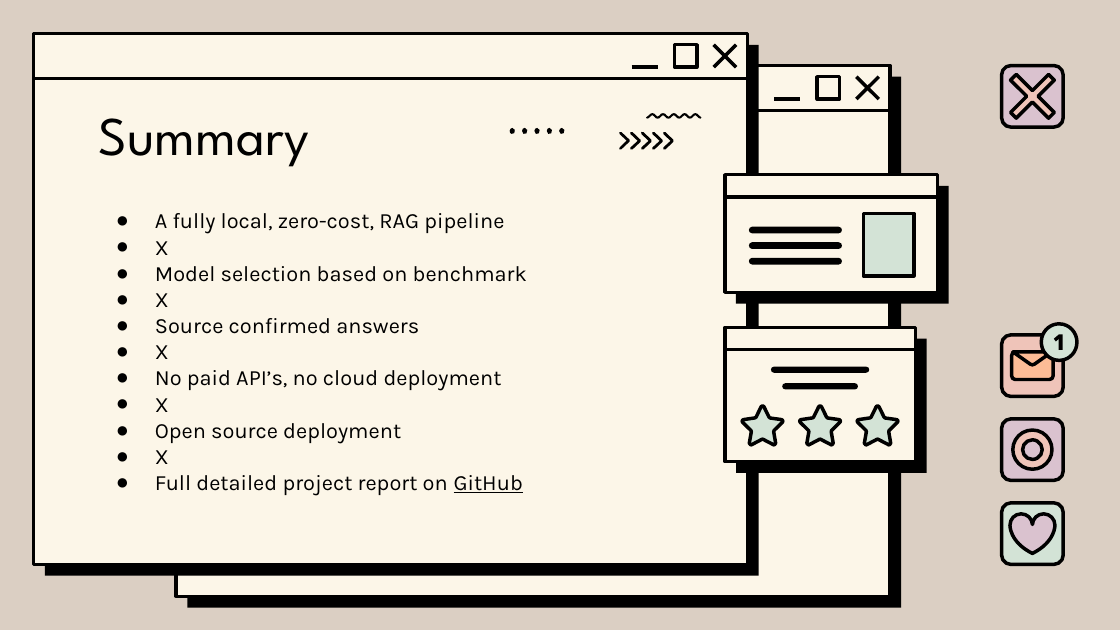
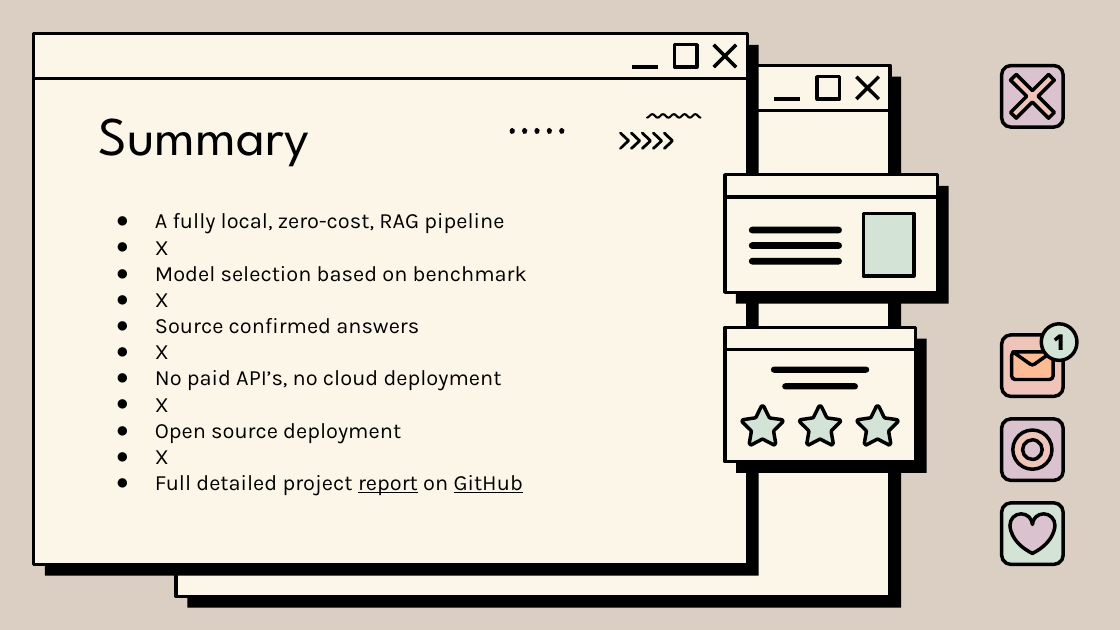
Before and after one commit to Khagendra-12/RAG-GK-ChatBot-Atul, a slide deck: slide 8 of RAG_Docs/Presentation_RAG_chatbot.pptx. Drawn at 1120x630 pixels with LibreOffice and Linux fonts; fonts in the diff are those of the drawing; background and template pictures are left out. Boxes give left, top, right and bottom in pixels: in the first picture for what was removed or moved away, otherwise in the second. Text is boxed around its words. In the diff, an @@ line names an element or a change of style, - is before the commit and + after.

```diff
--- a/RAG_Docs/Presentation_RAG_chatbot.pptx
+++ b/RAG_Docs/Presentation_RAG_chatbot.pptx
@@ text at [155,475,523,496]: underline on in "report" @@
```
Also in this commit, not shown: 1 other file.
